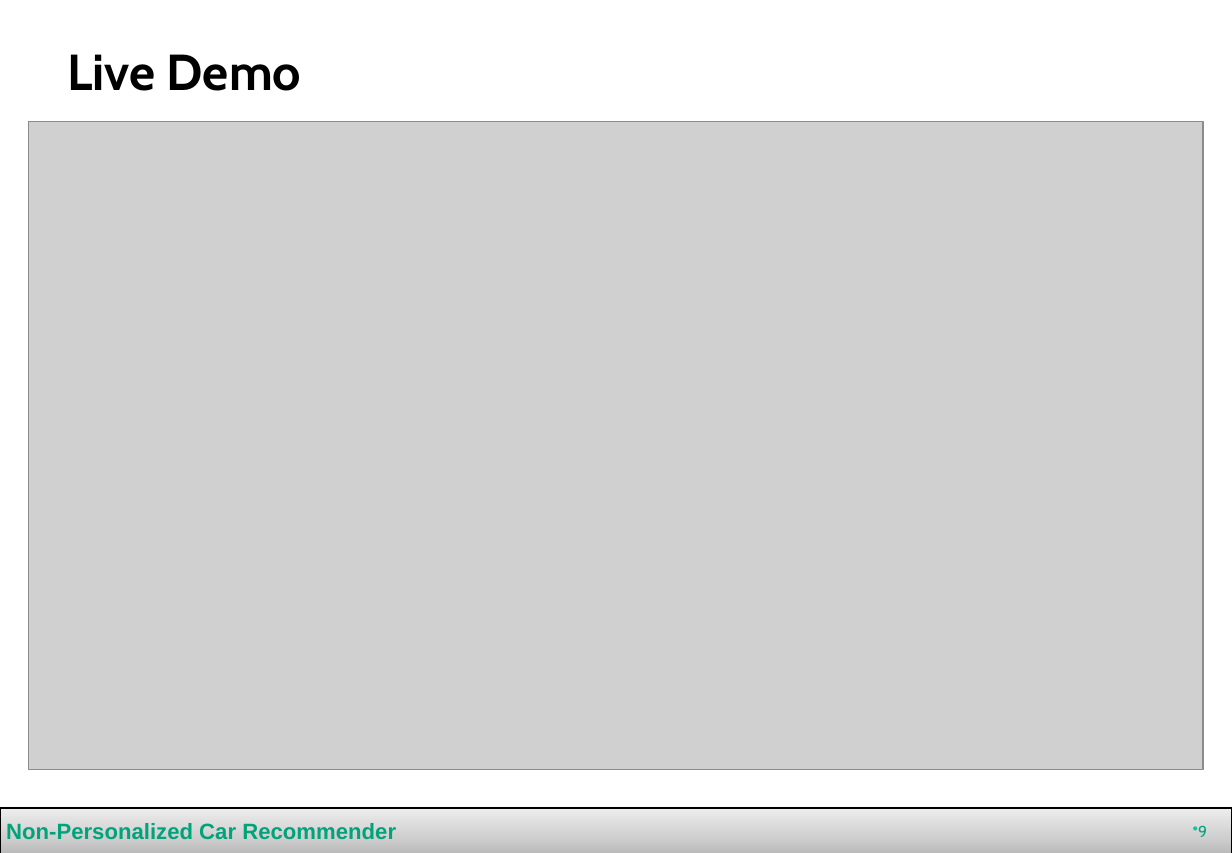
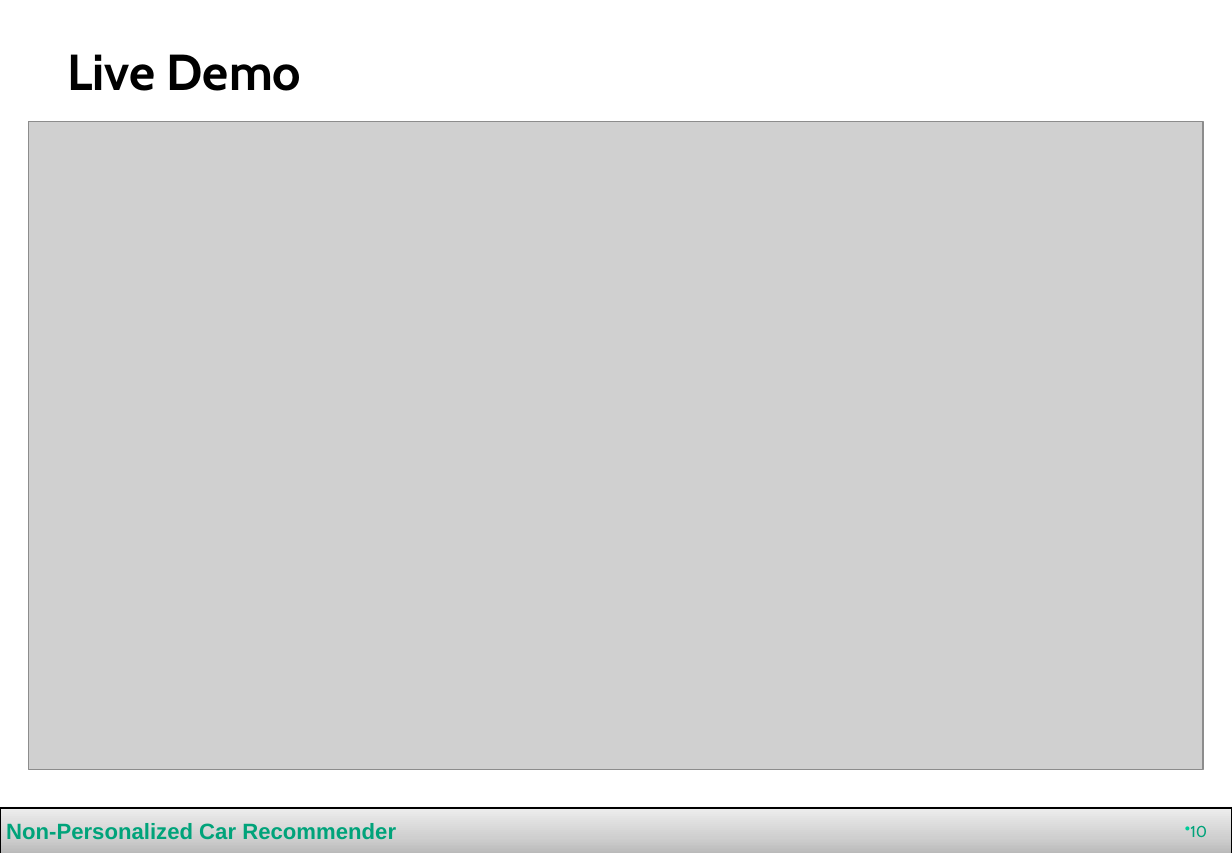
Before and after one commit to toanqc/carrecommender, a slide deck: slide 10 of presentation/presentation.pptx (slide 9 before the commit). Drawn at 1232x853 pixels with LibreOffice and Linux fonts; fonts in the diff are those of the drawing; grey boxes stand for pictures. Boxes give left, top, right and bottom in pixels: in the first picture for what was removed or moved away, otherwise in the second. Text is boxed around its words. In the diff, an @@ line names an element or a change of style, - is before the commit and + after.

```diff
--- a/presentation/presentation.pptx
+++ b/presentation/presentation.pptx
@@ page number added at [1190,826,1207,837], 10 pt, text #00A37A @@
+10
@@ page number removed at [1198,826,1207,837] @@
-9
```
Also in this commit, not shown: 1 other slide changed, 1 slide added, 2 other files.
